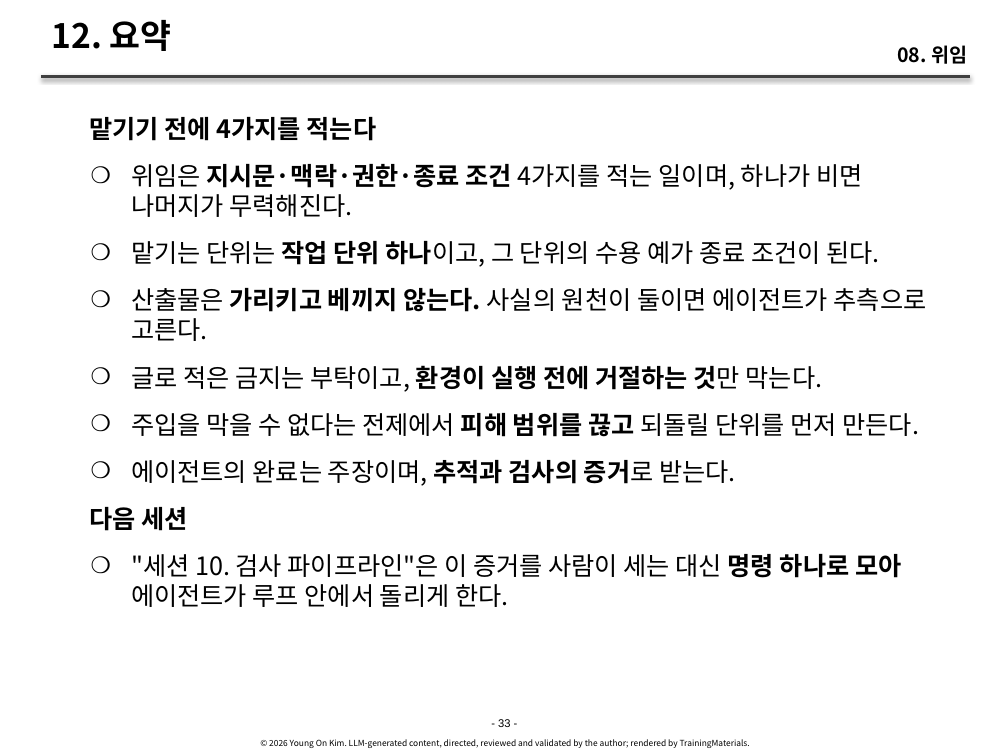
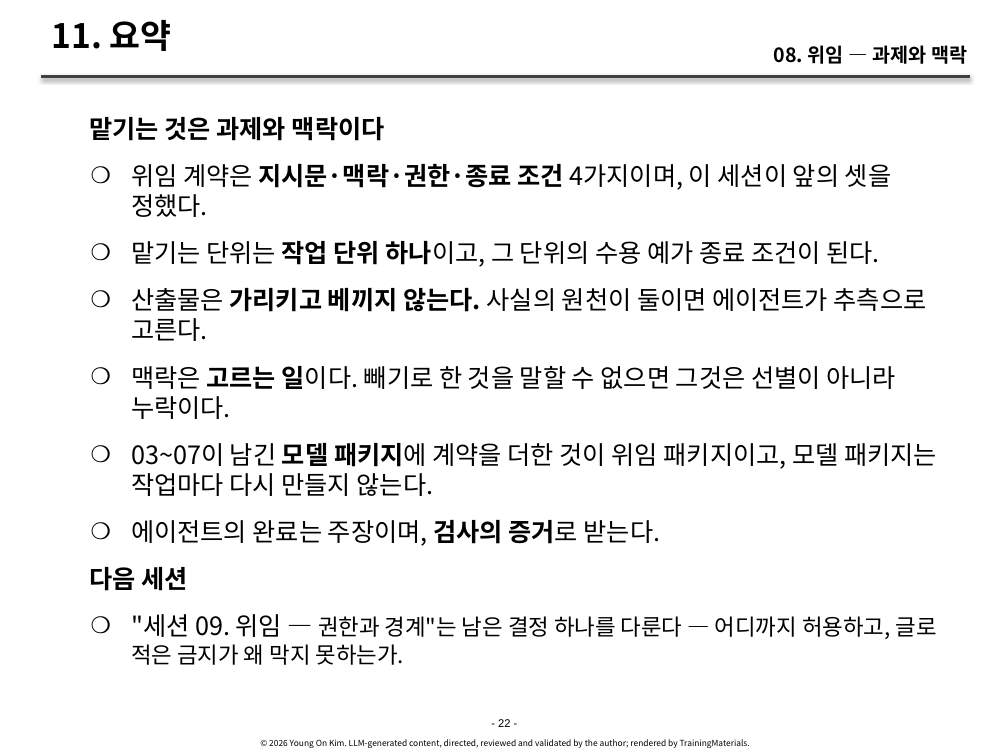
Before and after one commit to YoungSan77/TrainingMaterials, a slide deck: slide 22 of courses/ai-native/sessions/s08.pptx (slide 33 before the commit). Drawn at 1008x756 pixels with LibreOffice and Linux fonts; fonts in the diff are those of the drawing. Boxes give left, top, right and bottom in pixels: in the first picture for what was removed or moved away, otherwise in the second. Text is boxed around its words. In the diff, an @@ line names an element or a change of style, - is before the commit and + after.

```diff
--- a/courses/ai-native/sessions/s08.pptx
+++ b/courses/ai-native/sessions/s08.pptx
@@ title at [51,20,172,51]: text changed @@
-12. 요약
+11. 요약
@@ text at [774,45,967,64]: text changed @@
-08. 위임
+08. 위임 — 과제와 맥락
@@ text at [89,117,891,217]: text changed; bold on @@
-맡기기 전에 4가지를 적는다
-    ❍ 위임은 지시문·맥락·권한·종료 조건 4가지를 적는 일이며, 하나가 비면 나머지가 무력해진다.
+맡기는 것은 과제와 맥락이다
+    ❍ 위임 계약은 지시문·맥락·권한·종료 조건 4가지이며, 이 세션이 앞의 셋을 정했다.
@@ text at [131,366,937,546]: text changed @@
-    ❍ 글로 적은 금지는 부탁이고, 환경이 실행 전에 거절하는 것만 막는다.
-    ❍ 주입을 막을 수 없다는 전제에서 피해 범위를 끊고 되돌릴 단위를 먼저 만든다.
-    ❍ 에이전트의 완료는 주장이며, 추적과 검사의 증거로 받는다.
+    ❍ 맥락은 고르는 일이다. 빼기로 한 것을 말할 수 없으면 그것은 선별이 아니라 누락이다.
+    ❍ 03~07이 남긴 모델 패키지에 계약을 더한 것이 위임 패키지이고, 모델 패키지는 작업마다 다시 만들지 않는다.
+    ❍ 에이전트의 완료는 주장이며, 검사의 증거로 받는다.
@@ text at [131,614,937,665]: text changed; size 18 to 16 pt @@
-    ❍ "세션 10. 검사 파이프라인"은 이 증거를 사람이 세는 대신 명령 하나로 모아 에이전트가 루프 안에서 돌리게 한다.
+    ❍ "세션 09. 위임 — 권한과 경계"는 남은 결정 하나를 다룬다 — 어디까지 허용하고, 글로 적은 금지가 왜 막지 못하는가.
@@ text at [498,719,510,727]: text changed @@
-- 33 -
+- 22 -
```
Also in this commit, not shown: 22 other slides changed, 1 slide added, 12 slides removed, 21 other files.
